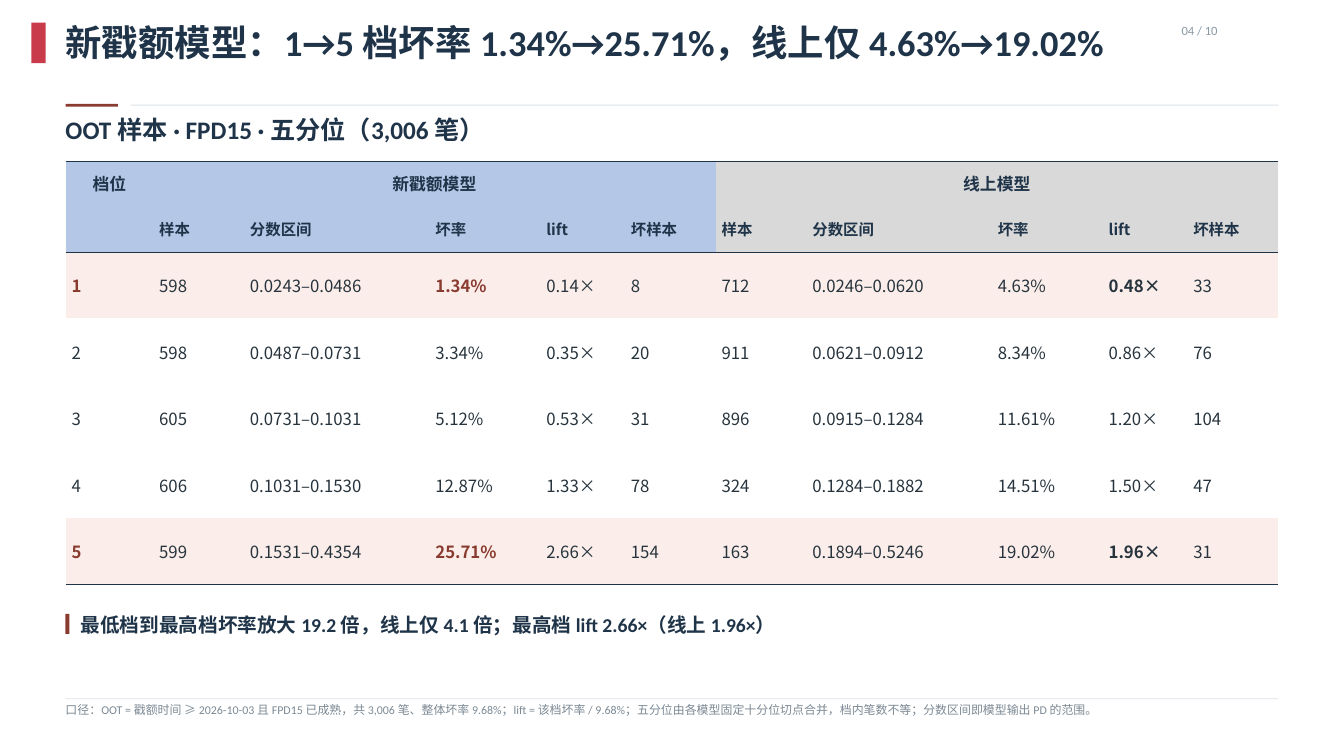
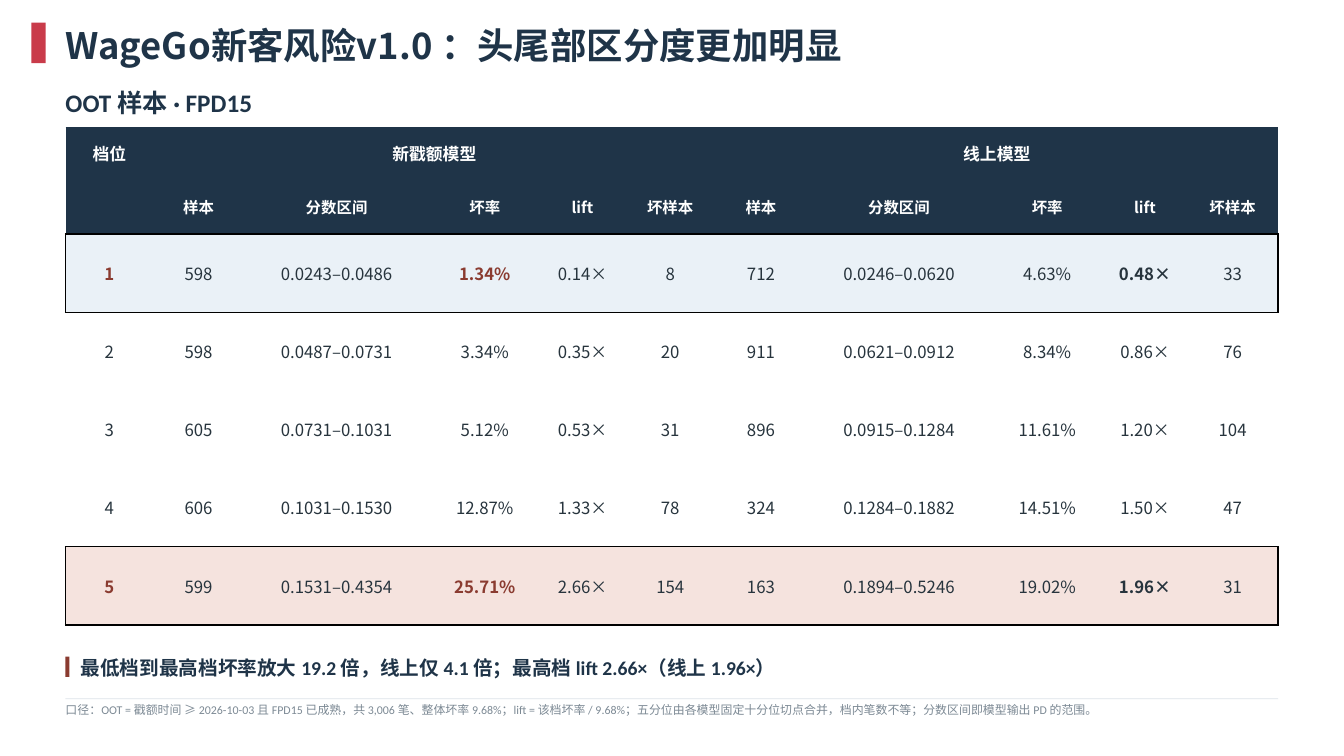
Before and after one commit to EliamZhang/Nov-MBR, a slide deck: slide 4 of model part_优化版_v2.pptx. Drawn at 1344x756 pixels with LibreOffice and Linux fonts; fonts in the diff are those of the drawing; background and template pictures are left out. Boxes give left, top, right and bottom in pixels: in the first picture for what was removed or moved away, otherwise in the second. Text is boxed around its words. In the diff, an @@ line names an element or a change of style, - is before the commit and + after.

Commit message:
Revise deck copy and tables: tweak Fundo titles, round maturity to 100%, restructure OOT and profile tables

```diff
--- a/model part_优化版_v2.pptx
+++ b/model part_优化版_v2.pptx
@@ text removed at bbox=[65, 25, 1104, 61] @@
-新戳额模型：1→5 档坏率 1.34%→25.71%，线上仅 4.63%→19.02%
@@ text added at bbox=[65, 27, 842, 68], 26 pt, text #1F3448, bold @@
+WageGo新客风险v1.0 ：头尾部区分度更加明显
@@ text removed at bbox=[1182, 27, 1218, 35] @@
-04 / 10
@@ text at bbox=[65, 90, 252, 115]: text changed @@
-OOT 样本 · FPD15 · 五分位（3,006 笔）
+OOT 样本 · FPD15
@@ rectangle removed at bbox=[66, 104, 118, 107] @@
@@ rectangle removed at bbox=[131, 105, 1278, 106] @@
@@ table at bbox=[66, 127, 1278, 625] @@
@@ fill #B4C7E7 to #1F3448 in 8 cells @@
@@ fill #D9D9D9 to #1F3448 in 6 cells @@
@@ fill #FBEEEA to #EAF1F7 in row 3 @@
@@ fill #FBEEEA to #F5E3DE in row 7 @@
@@ text colour #1F3448 to #FFFFFF in "档位", "新戳额模型", "线上模型", "样本" and 9 more places @@
@@ alignment left to centre @@
@@ borders changed @@
@@ table: place and size @@
-table at bbox=[66, 161, 1278, 585]
+table at bbox=[66, 127, 1278, 625]
@@ rectangle: place and size @@
-rectangle at bbox=[66, 614, 70, 634]
+rectangle at bbox=[66, 656, 70, 677]
@@ text "最低档到最高档坏率放大 19.2 倍，线上仅 4.1 倍；最高档 ...": place and size @@
-text "最低档到最高档坏率放大 19.2 倍，线上仅 4.1 倍；最高档 ..." at bbox=[81, 615, 776, 636]
+text "最低档到最高档坏率放大 19.2 倍，线上仅 4.1 倍；最高档 ..." at bbox=[81, 658, 776, 679]
```
Also in this commit, not shown: 5 other slides changed.
